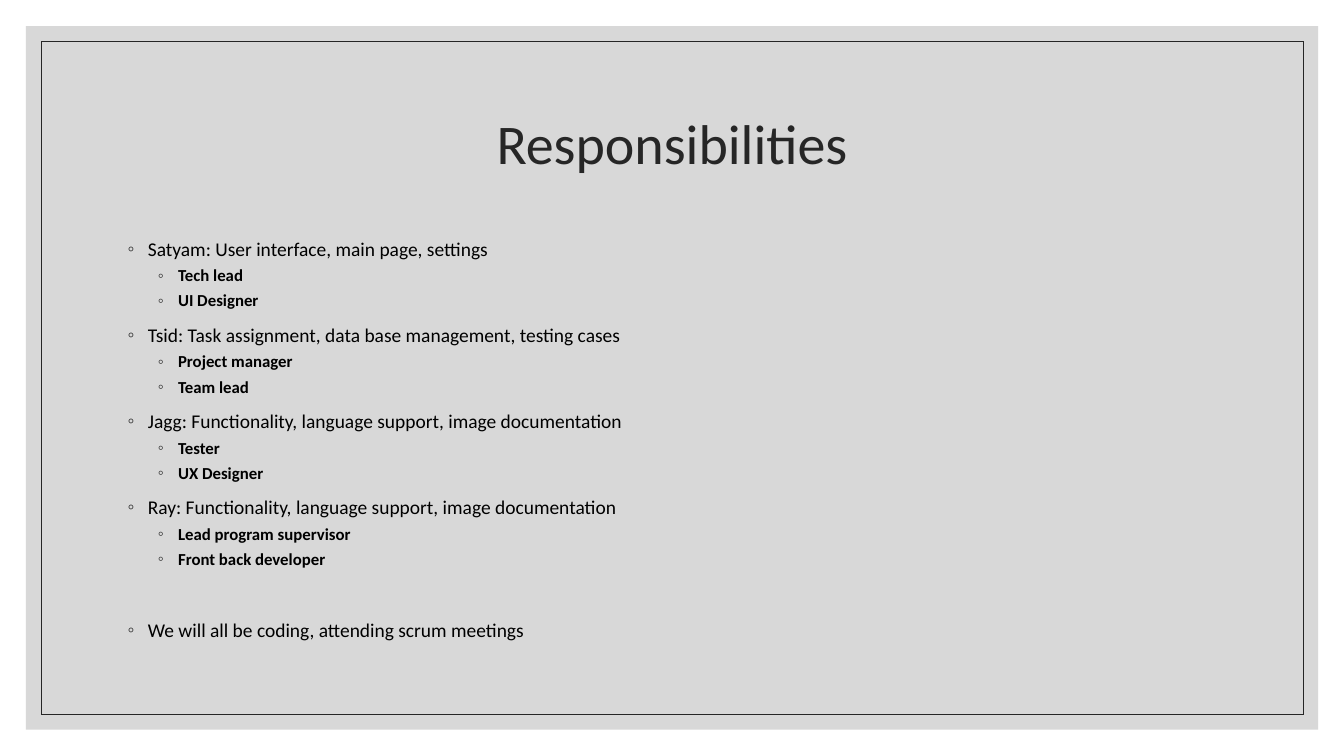
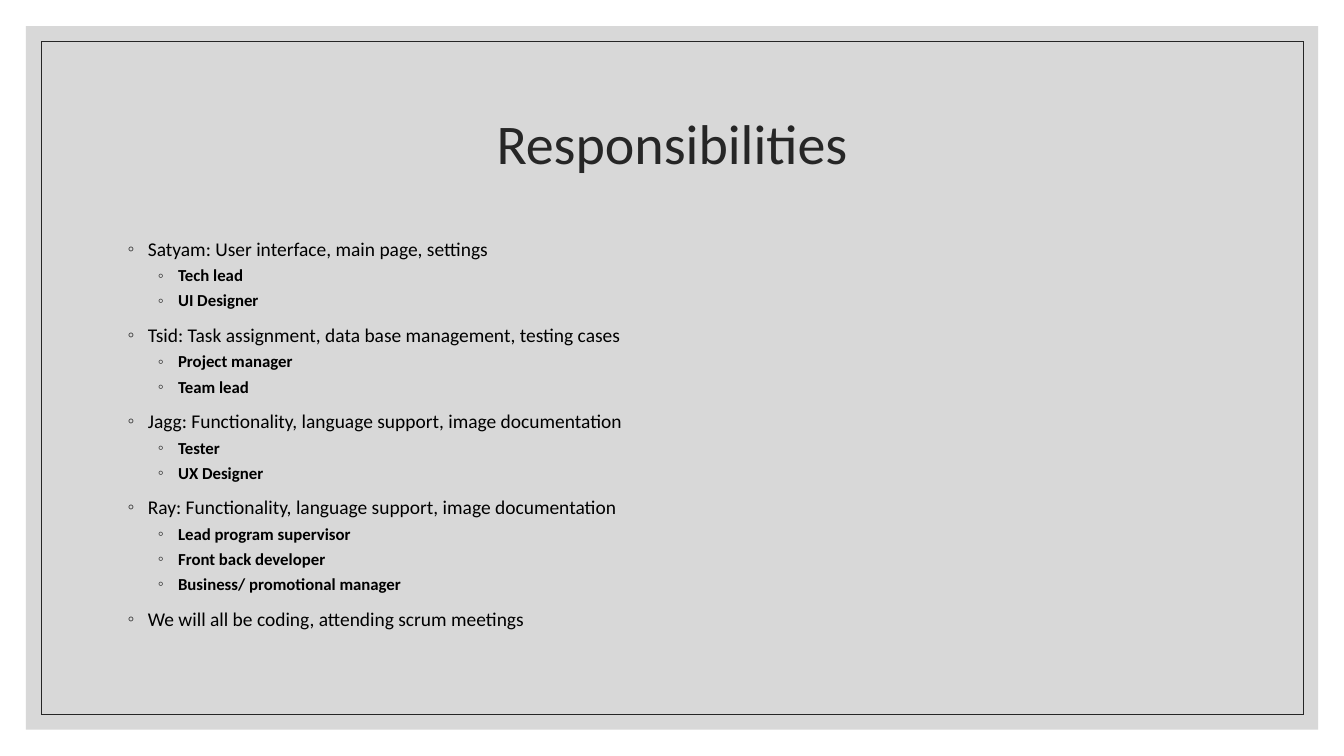
Before and after one commit to TsidAznar/WAPCENG319, a slide deck: slide 8 of Pandemic_watch (2).pptx. Drawn at 1344x756 pixels with LibreOffice and Linux fonts; fonts in the diff are those of the drawing. Boxes give left, top, right and bottom in pixels: in the first picture for what was removed or moved away, otherwise in the second. Text is boxed around its words. In the diff, an @@ line names an element or a change of style, - is before the commit and + after.

```diff
--- a/Pandemic_watch (2).pptx
+++ b/Pandemic_watch (2).pptx
@@ text at <box>178,578,401,593</box>: paragraph added @@
+  ◦ Business/ promotional manager
```
